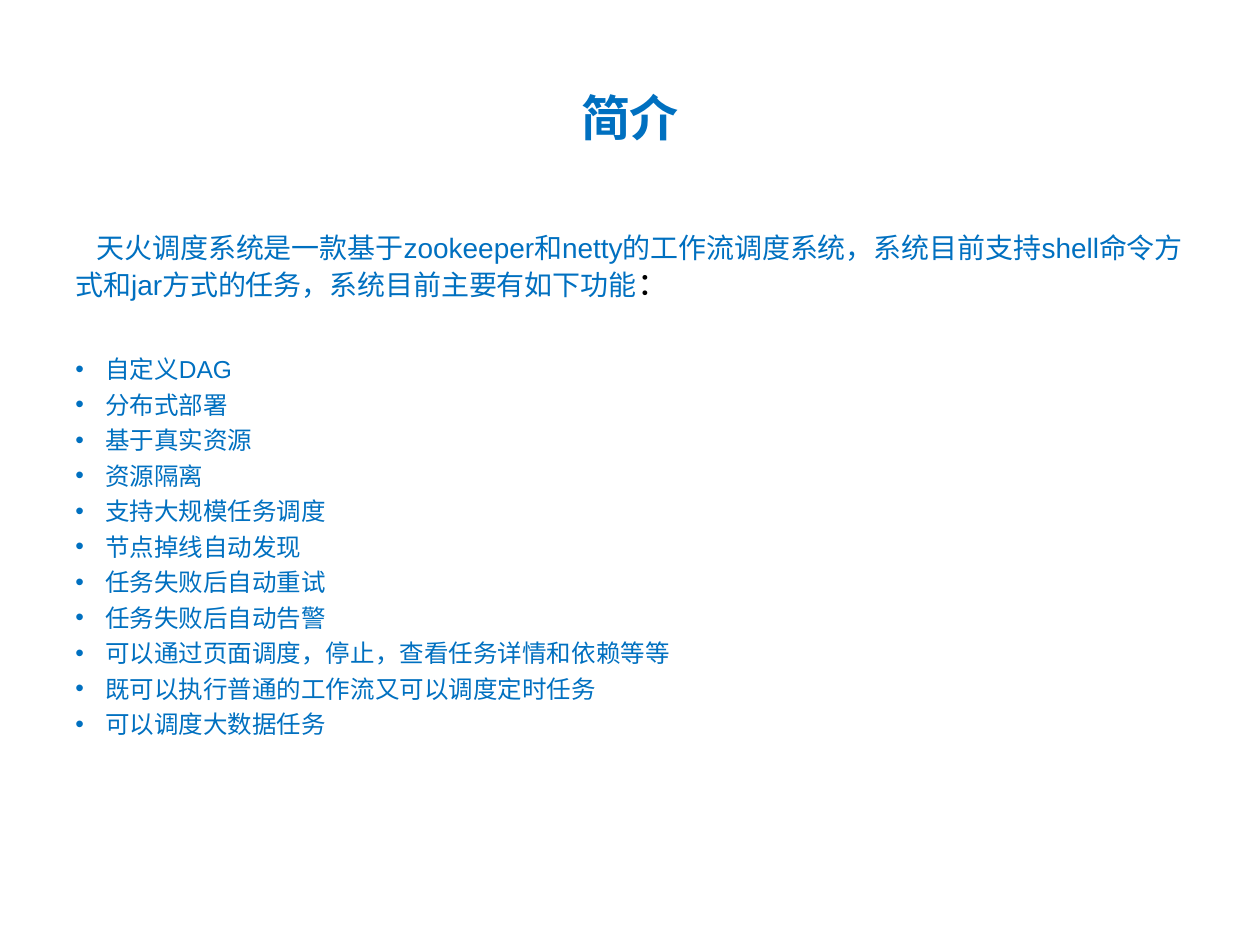
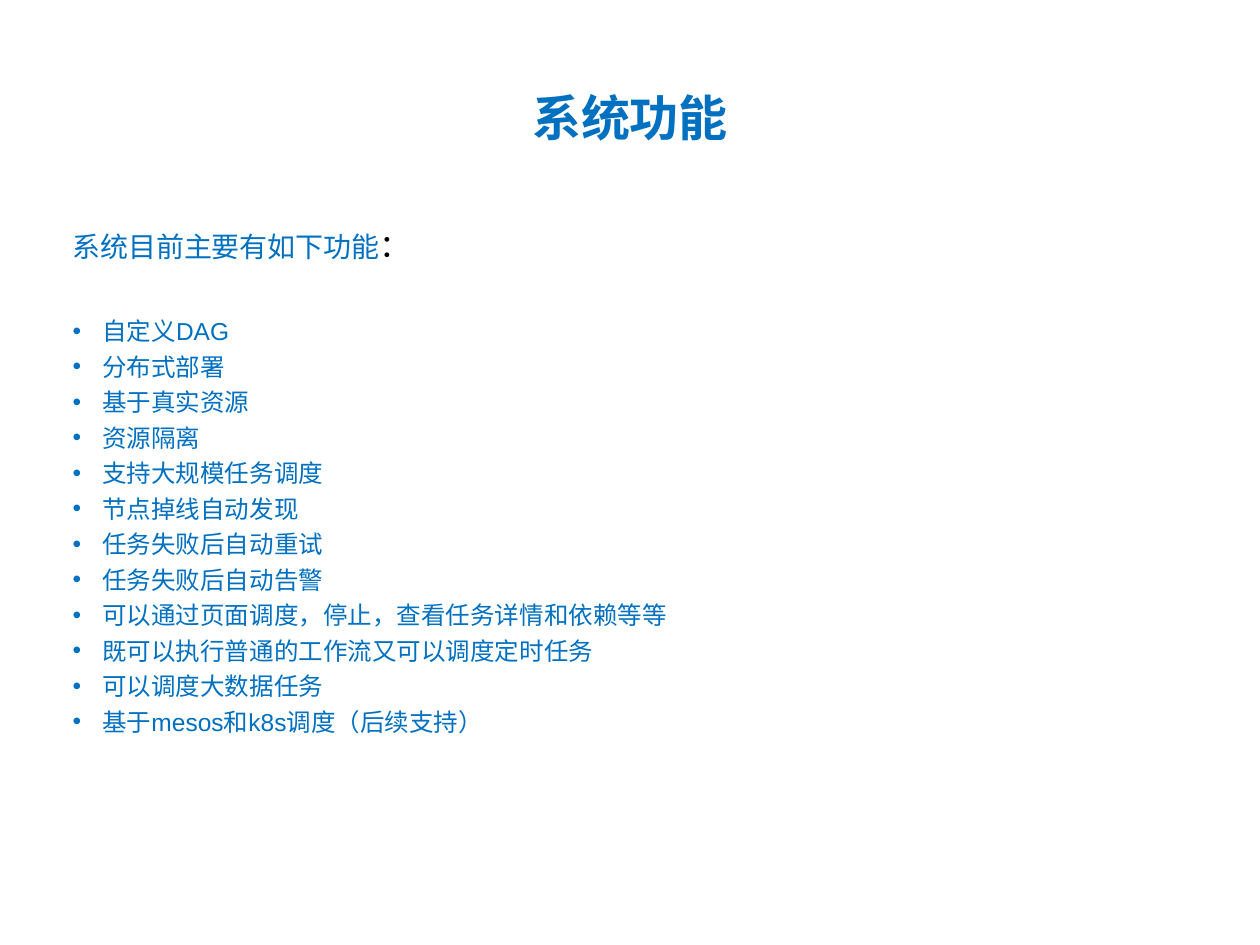
Before and after one commit to ylpu/distribute-scheduler, a slide deck: slide 5 of files/dis-scheduler.ppt (slide 3 before the commit). Drawn at 1260x945 pixels with LibreOffice and Linux fonts; fonts in the diff are those of the drawing. Boxes give left, top, right and bottom in pixels: in the first picture for what was removed or moved away, otherwise in the second. Text is boxed around its words. In the diff, an @@ line names an element or a change of style, - is before the commit and + after.

```diff
--- a/files/dis-scheduler.ppt
+++ b/files/dis-scheduler.ppt
@@ title at (x1=532, y1=94, x2=728, y2=141): text changed @@
-简介
+系统功能
@@ text at (x1=73, y1=233, x2=380, y2=260): text changed @@
-天火调度系统是一款基于zookeeper和netty的工作流调度系统，系统目前支持shell命令方式和jar方式的任务，系统目前主要有如下功能：
+系统目前主要有如下功能：
@@ text at (x1=102, y1=710, x2=483, y2=734): paragraph added @@
+• 基于mesos和k8s调度（后续支持）
```
Also in this commit, not shown: 9 other slides changed, 4 slides added, 14 other files.
